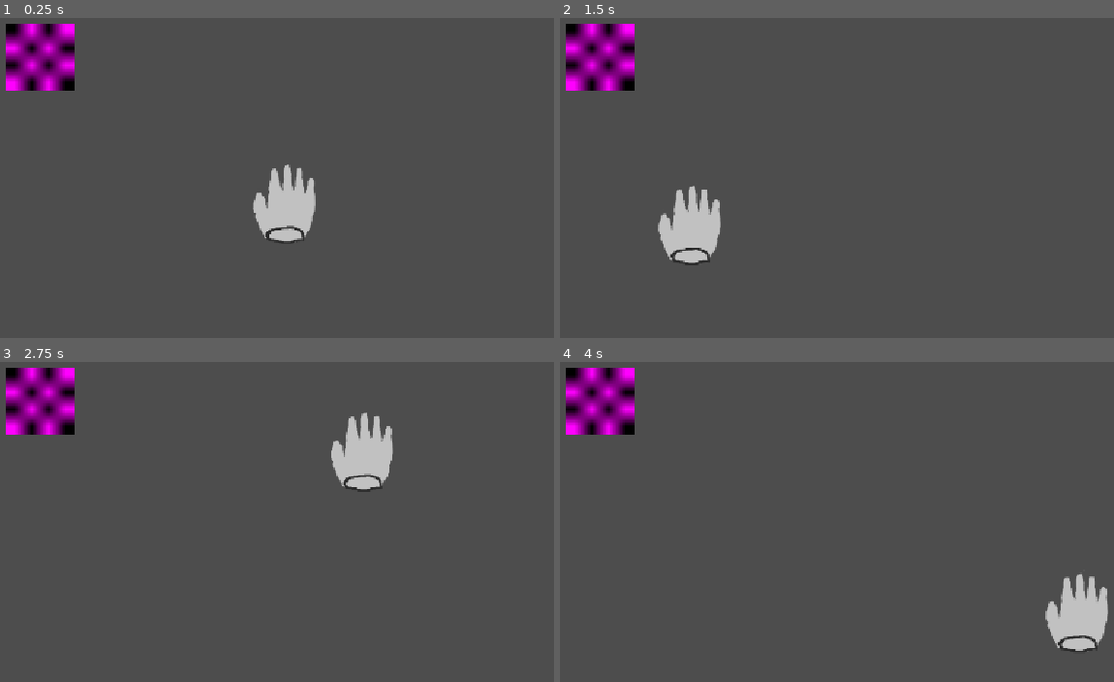
Above: before the commit, frames 1-4 (two rows, left to right).
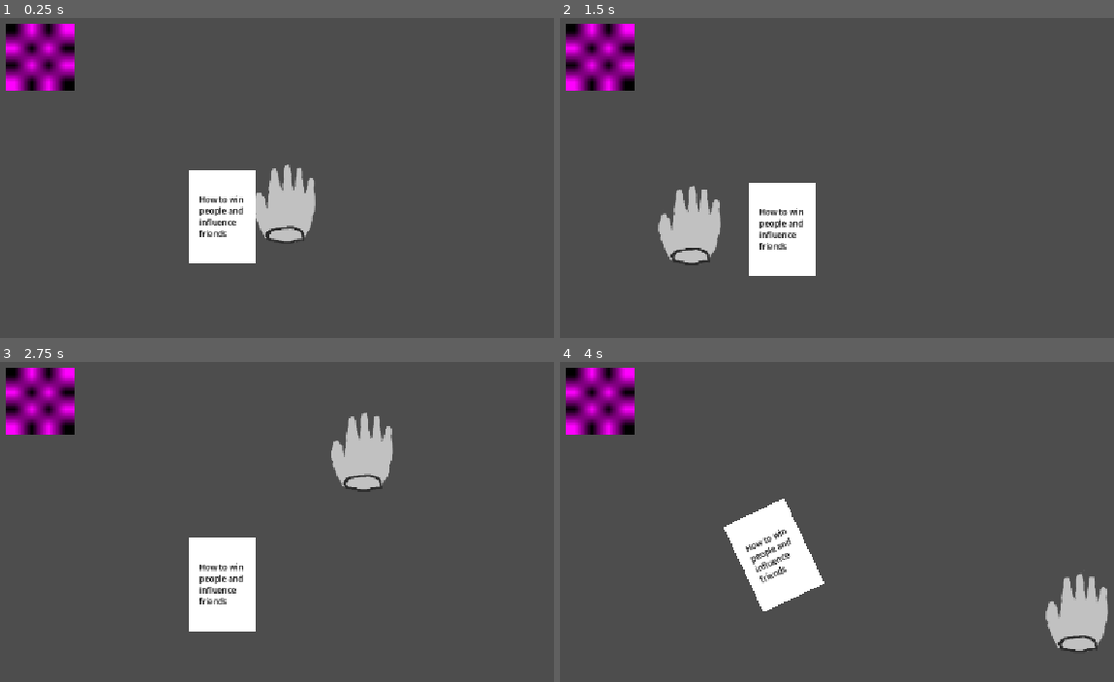
Above: after the commit, the same moments.

Repository: tom-frantz/gmtk-2026
Game: Godot game, scene res://scenes/minigames/minigame_alarm_clock.tscn
Same seed, same stepped clock (60 frames per second), same inputs: the game is played once before the commit and once after it.
Inputs (mouse positions are in pixels of both pictures, inside the frame that each line leads up to):
- Up to frame 1 (0.25 s): no input
- Up to frame 2 (1.5 s): move the mouse to (1019, 181) at 0.52 s; move the mouse to (692, 226) at 1.27 s
- Up to frame 3 (2.75 s): move the mouse to (365, 451) at 2.02 s
- Up to frame 4 (4 s): move the mouse to (809, 634) at 2.77 s; move the mouse to (1080, 614) at 3.52 s

The runs differ from the first frame. In frame 1, 3.4% of the frame differs, in the area x 34-47%, y 47-77%; in frame 2, 3.4%; in frame 3, 3.4%; in frame 4, 3.5%, in the area x 29-48%, y 42-78%.

Commit message:
feet: book

Diff:
--- /dev/null
+++ b/Book.tscn
@@ -0,0 +1,47 @@
+[gd_scene format=3 uid="uid://bjjtq2vw6hbve"]
+
+[sub_resource type="RectangleShape2D" id="RectangleShape2D_us37y"]
+size = Vector2(100, 140)
+
+[sub_resource type="BoxMesh" id="BoxMesh_us37y"]
+size = Vector3(100, 140, 1)
+
+[sub_resource type="LabelSettings" id="LabelSettings_us37y"]
+line_spacing = 0.1
+font_size = 12
+font_color = Color(0, 0, 0, 1)
+
+[node name="Book" type="RigidBody2D" unique_id=1816116435]
+
+[node name="CollisionShape2D" type="CollisionShape2D" parent="." unique_id=1919489730]
+shape = SubResource("RectangleShape2D_us37y")
+
+[node name="MeshInstance2D" type="MeshInstance2D" parent="." unique_id=1962841174]
+mesh = SubResource("BoxMesh_us37y")
+
+[node name="Control" type="Control" parent="." unique_id=1314349585]
+layout_mode = 3
+anchors_preset = 0
+offset_left = -5.0
+offset_top = -7.0
+offset_right = 5.0
+offset_bottom = 7.0
+
+[node name="Label" type="Label" parent="Control" unique_id=1935180209]
+layout_mode = 1
+anchors_preset = 8
+anchor_left = 0.5
+anchor_top = 0.5
+anchor_right = 0.5
+anchor_bottom = 0.5
+offset_left = -28.5
+offset_top = -28.0
+offset_right = 28.5
+offset_bottom = 28.0
+grow_horizontal = 2
+grow_vertical = 2
+text = "How to win
+people and
+influence
+friends"
+label_settings = SubResource("LabelSettings_us37y")
--- a/scenes/minigames/minigame_alarm_clock.tscn
+++ b/scenes/minigames/minigame_alarm_clock.tscn
@@ -1,10 +1,14 @@
 [gd_scene format=3 uid="uid://cemsrqn8m8s70"]
 
+[ext_resource type="PackedScene" uid="uid://bjjtq2vw6hbve" path="res://Book.tscn" id="1_8rhwm"]
 [ext_resource type="PackedScene" uid="uid://xkt3hqqum811" path="res://scenes/common/hand.tscn" id="1_wbkop"]
 [ext_resource type="PackedScene" uid="uid://cko3vempsnu2i" path="res://scenes/common/clock.tscn" id="2_1sq20"]
 
 [sub_resource type="RectangleShape2D" id="RectangleShape2D_1sq20"]
 size = Vector2(100000, 100000)
+
+[sub_resource type="PhysicsMaterial" id="PhysicsMaterial_8rhwm"]
+rough = true
 
 [node name="Node2D" type="Node2D" unique_id=231153001]
 
@@ -25,3 +29,7 @@
 position = Vector2(208, 105)
 linear_damp = 57.14
 angular_damp = 29.492
+
+[node name="Book" parent="." unique_id=1816116435 instance=ExtResource("1_8rhwm")]
+position = Vector2(500, 339)
+physics_material_override = SubResource("PhysicsMaterial_8rhwm")
